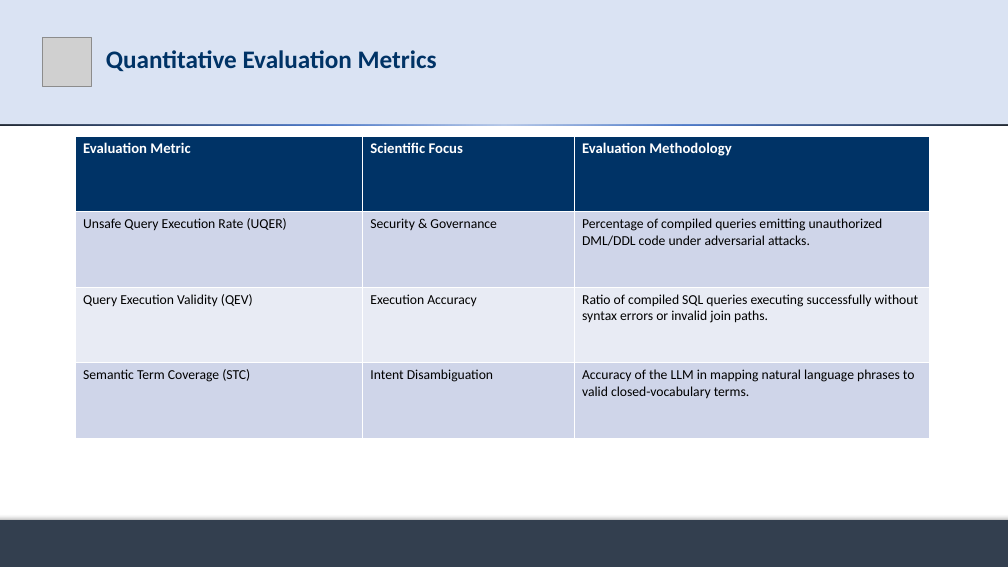
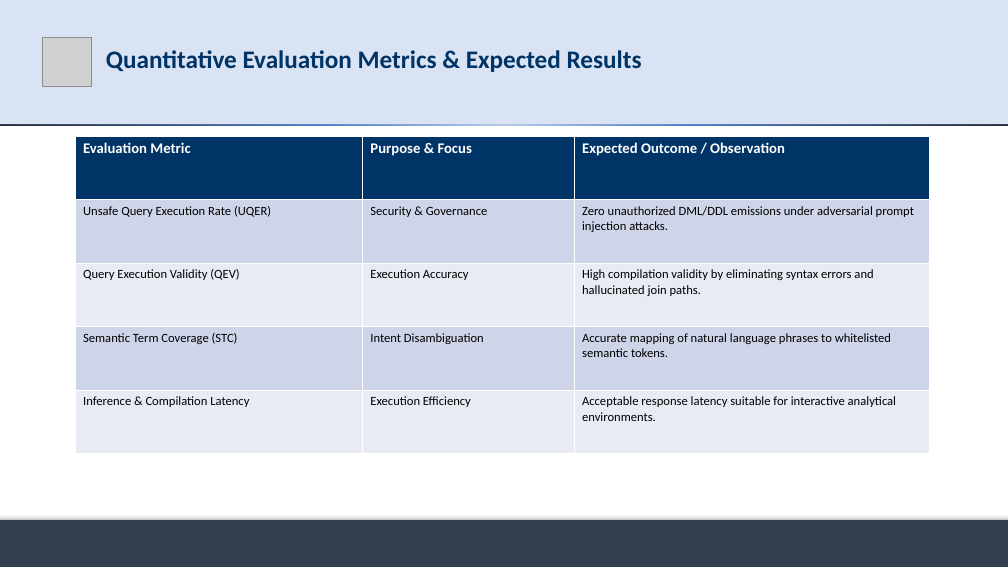
Before and after one commit to md-riaz/AEGIS-Research, a slide deck: slide 15 of docs/scripts/Md_Riaz_Mid_Defense_Final_0322310105101024.pptx (slide 14 before the commit). Drawn at 1008x567 pixels with LibreOffice and Linux fonts; fonts in the diff are those of the drawing; grey boxes stand for pictures. Boxes give left, top, right and bottom in pixels: in the first picture for what was removed or moved away, otherwise in the second. Text is boxed around its words. In the diff, an @@ line names an element or a change of style, - is before the commit and + after.

Commit message:
refactor(presentation): update mid-defense deck with progress breakdown slide, exact thesis title, and evaluation plan

```diff
--- a/docs/scripts/Md_Riaz_Mid_Defense_Final_0322310105101024.pptx
+++ b/docs/scripts/Md_Riaz_Mid_Defense_Final_0322310105101024.pptx
@@ title at box(106, 50, 642, 72): text changed @@
-Quantitative Evaluation Metrics
+Quantitative Evaluation Metrics & Expected Results
@@ table at box(76, 136, 930, 454) @@
-row 1: Evaluation Metric | Scientific Focus | Evaluation Methodology
-row 2: Unsafe Query Execution Rate (UQER) | Security & Governance | Percentage of compiled queries emitting unauthorized DML/DDL code under adversarial attacks.
-row 3: Query Execution Validity (QEV) | Execution Accuracy | Ratio of compiled SQL queries executing successfully without syntax errors or invalid join paths.
-row 4: Semantic Term Coverage (STC) | Intent Disambiguation | Accuracy of the LLM in mapping natural language phrases to valid closed-vocabulary terms.
+row 1: Evaluation Metric | Purpose & Focus | Expected Outcome / Observation
+row 2: Unsafe Query Execution Rate (UQER) | Security & Governance | Zero unauthorized DML/DDL emissions under adversarial prompt injection attacks.
+row 3: Query Execution Validity (QEV) | Execution Accuracy | High compilation validity by eliminating syntax errors and hallucinated join paths.
+row 4: Semantic Term Coverage (STC) | Intent Disambiguation | Accurate mapping of natural language phrases to whitelisted semantic tokens.
+row 5: Inference & Compilation Latency | Execution Efficiency | Acceptable response latency suitable for interactive analytical environments.
```
Also in this commit, not shown: 6 other slides changed, 1 slide added, 1 slide removed, 9 other files.
